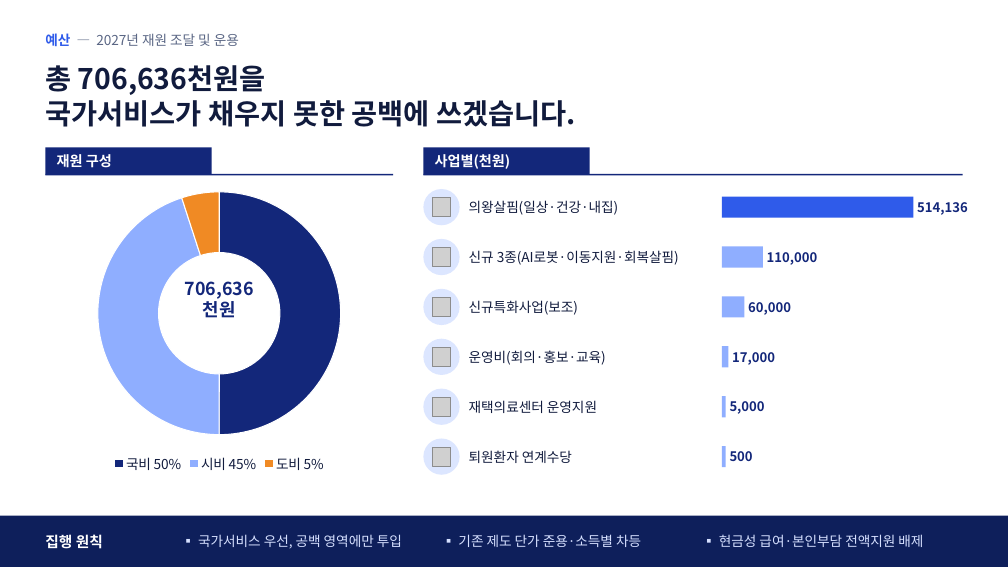
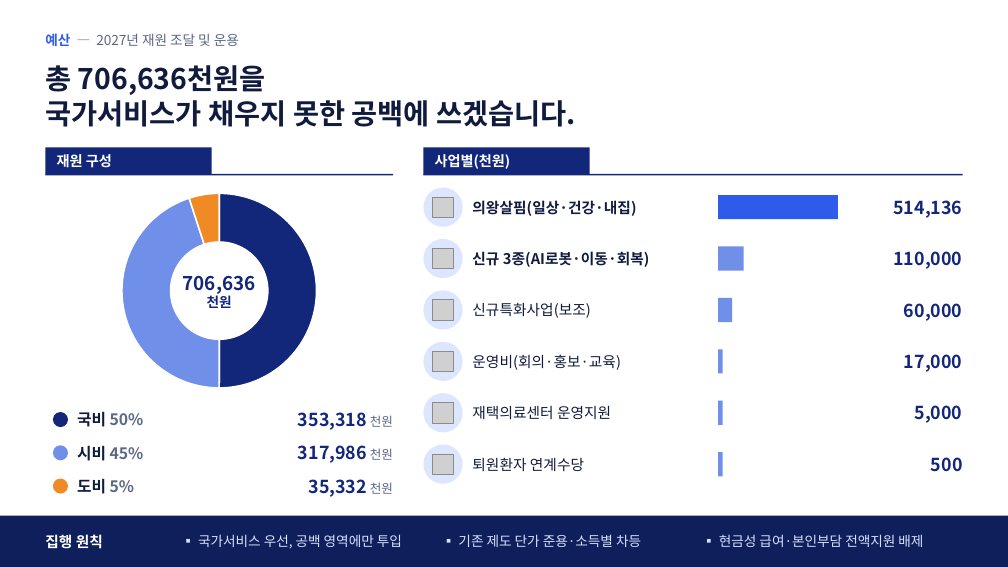
Before and after one commit to skys0430-creator/ssosso0430, a slide deck: slide 14 of docs/uiwang-2027-plan/files/2027_지역계획_협의체심의_발표자료_v3_15장.pptx. Drawn at 1008x567 pixels with LibreOffice and Linux fonts; fonts in the diff are those of the drawing; grey boxes stand for pictures; background and template pictures are left out. Boxes give left, top, right and bottom in pixels: in the first picture for what was removed or moved away, otherwise in the second. Text is boxed around its words. In the diff, an @@ line names an element or a change of style, - is before the commit and + after.

```diff
--- a/docs/uiwang-2027-plan/files/2027_지역계획_협의체심의_발표자료_v3_15장.pptx
+++ b/docs/uiwang-2027-plan/files/2027_지역계획_협의체심의_발표자료_v3_15장.pptx
@@ doughnut chart at (91, 183, 348, 399) @@
@@ colours of single points changed @@
@@ legend changed @@
@@ hole size changed @@
@@ doughnut chart: place and size @@
-doughnut chart at (45, 181, 393, 476)
+doughnut chart at (91, 183, 348, 399)
@@ text "의왕살핌(일상·건강·내집)" at (472, 200, 636, 216): size 13 to 14 pt, bold on @@
@@ rectangle: place and size @@
-rectangle at (722, 197, 913, 218)
+rectangle at (718, 195, 838, 219)
@@ text "514,136": place and size @@
-text "514,136" at (917, 202, 968, 215)
+text "514,136" at (893, 200, 962, 218)
@@ text "110,000": place and size @@
-text "110,000" at (767, 252, 818, 265)
+text "110,000" at (893, 251, 962, 269)
@@ text "706,636" at (183, 275, 256, 308): size 17 to 18 pt in "706,636"; size 17 to 13 pt in "천원" @@
@@ text at (472, 251, 649, 267): text changed; size 13 to 14 pt; bold on @@
-신규 3종(AI로봇·이동지원·회복살핌)
+신규 3종(AI로봇·이동·회복)
@@ fill #8FAEFF to #6F8FE8 in 5 elements at (718, 401, 723, 425), (718, 452, 723, 476), (718, 349, 723, 374), (718, 298, 732, 322), (718, 247, 744, 271) @@
@@ rectangle: place and size @@
-rectangle at (722, 247, 763, 268)
+rectangle at (718, 247, 744, 271)
@@ ellipse: place and size @@
-ellipse at (423, 289, 460, 325)
+ellipse at (423, 290, 463, 330)
@@ rectangle: place and size @@
-rectangle at (722, 296, 745, 318)
+rectangle at (718, 298, 732, 322)
@@ text "60,000": place and size @@
-text "60,000" at (748, 302, 791, 315)
+text "60,000" at (904, 303, 963, 321)
@@ 3 rectangles: place and size @@
-3 rectangles at (722, 346, 728, 467)
+3 rectangles at (718, 349, 723, 476)
@@ text "17,000": place and size @@
-text "17,000" at (732, 352, 775, 365)
+text "17,000" at (904, 354, 963, 372)
@@ ellipse added at (53, 412, 68, 427), fill #13277A @@
@@ text added at (77, 411, 144, 427), 15 pt, text #5B6785, bold @@
+국비 50%
@@ text added at (298, 412, 393, 430), 17 pt, text #13277A, bold @@
+353,318 천원
@@ ellipse: place and size @@
-ellipse at (423, 389, 460, 425)
+ellipse at (423, 393, 463, 433)
@@ text "5,000": place and size @@
-text "5,000" at (730, 401, 765, 414)
+text "5,000" at (915, 405, 963, 423)
@@ ellipse added at (53, 445, 68, 461), fill #6F8FE8 @@
@@ text added at (77, 445, 144, 461), 15 pt, text #5B6785, bold @@
+시비 45%
@@ text added at (298, 445, 393, 463), 17 pt, text #13277A, bold @@
+317,986 천원
@@ 3 pictures, 2 ellipses: place and size @@
-3 pictures, 2 ellipses at (423, 339, 460, 475)
+3 pictures, 2 ellipses at (423, 342, 463, 484)
@@ size 13 to 14 pt in 4 elements at (472, 303, 590, 318), (472, 354, 621, 370), (472, 406, 611, 419), (472, 457, 584, 471) @@
@@ size 12.5 to 17 pt; alignment left to right in 6 elements at (893, 200, 962, 218), (893, 251, 962, 269), (904, 303, 963, 321), (904, 354, 963, 372), (915, 405, 963, 423), (931, 457, 963, 472) @@
@@ text "500": place and size @@
-text "500" at (730, 451, 753, 461)
+text "500" at (931, 457, 963, 472)
@@ ellipse added at (53, 479, 68, 494), fill #F08A24 @@
@@ text added at (77, 478, 134, 494), 15 pt, text #111B3D, bold @@
+도비 5%
@@ text added at (308, 479, 393, 497), 17 pt, text #13277A, bold @@
+35,332 천원
```
Also in this commit, not shown: 2 other files.
